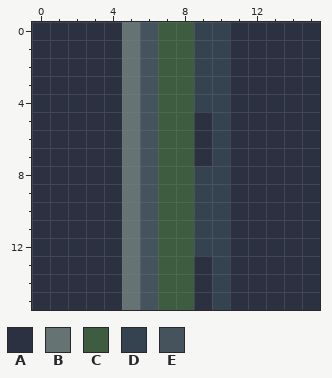
Two states of a pixel-art file, src/main/art/machines/block/transport/item_conduit.aseprite. Above, as it was before the edit.
16x16 pixels, 1 frame. Colours within 5 levels of each other are drawn and written as one.
Visible layers, top first: "Hardware and signals", "Brushing and reflected light", "Recess and shade", "Material base".
Palette (. is transparent): A #2c3142  B #667373  C #3d5c40  D #35424f  E #45535d
Pixels before, first column x 0:
 0 AAAAABECCDDAAAAA
 1 AAAAABECCDDAAAAA
 2 AAAAABECCDDAAAAA
 3 AAAAABECCDDAAAAA
 4 AAAAABECCDDAAAAA
 5 AAAAABECCADAAAAA
 6 AAAAABECCADAAAAA
 7 AAAAABECCADAAAAA
 8 AAAAABECCDDAAAAA
 9 AAAAABECCDDAAAAA
10 AAAAABECCDDAAAAA
11 AAAAABECCDDAAAAA
12 AAAAABECCDDAAAAA
13 AAAAABECCADAAAAA
14 AAAAABECCADAAAAA
15 AAAAABECCADAAAAA
And afterwards:
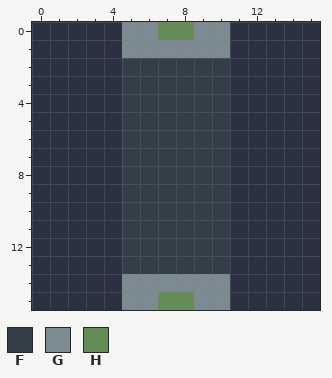
Colours new in this view: F #333e48  G #7b8b91  H #648c57
Message: Apply guarded furnace and graphite industrial finishes
What changed:
layer "Solid graphite jacket" added
layer "Metal fittings" added
layer "Service indicator" added
layer "Recess and shade" removed
layer "Brushing and reflected light" removed
layer "Hardware and signals" removed
Changed rows in their new state; - is an unchanged pixel.
Layers "Service indicator", "Metal fittings", "Solid graphite jacket":
first column x 5:
 0 GGHHGG
 1 GGGGGG
 2 FFFFFF
 3 FFFFFF
 4 FFFFFF
 5 FFFFFF
 6 FFFFFF
 7 FFFFFF
 8 FFFFFF
 9 FFFFFF
10 FFFFFF
11 FFFFFF
12 FFFFFF
13 FFFFFF
14 GGGGGG
15 GGHHGG
Boxes around the changes in both pictures, in picture pixels (x1, y1, x2, y2):
changed: (122, 22, 230, 310)
